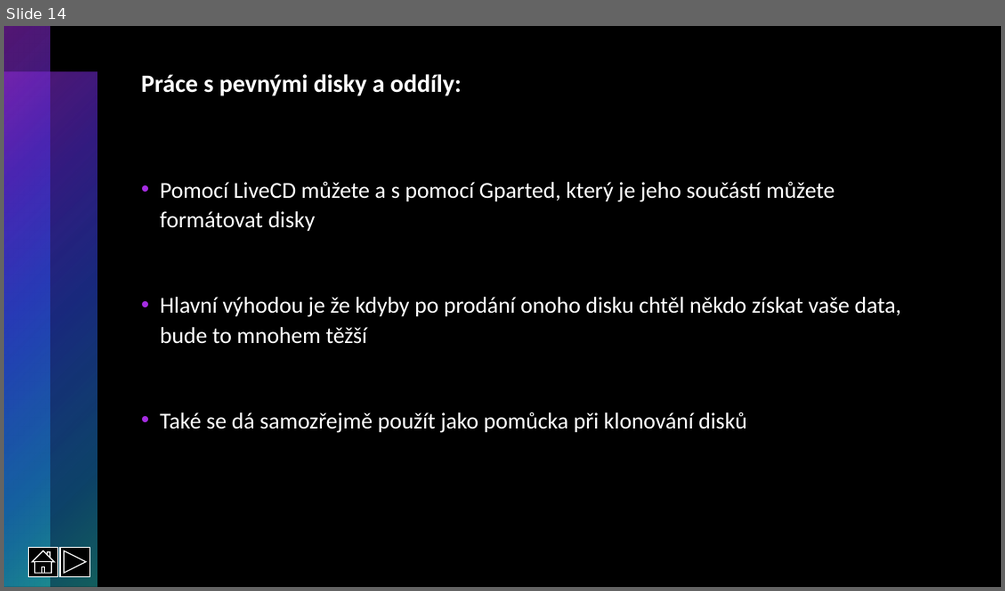
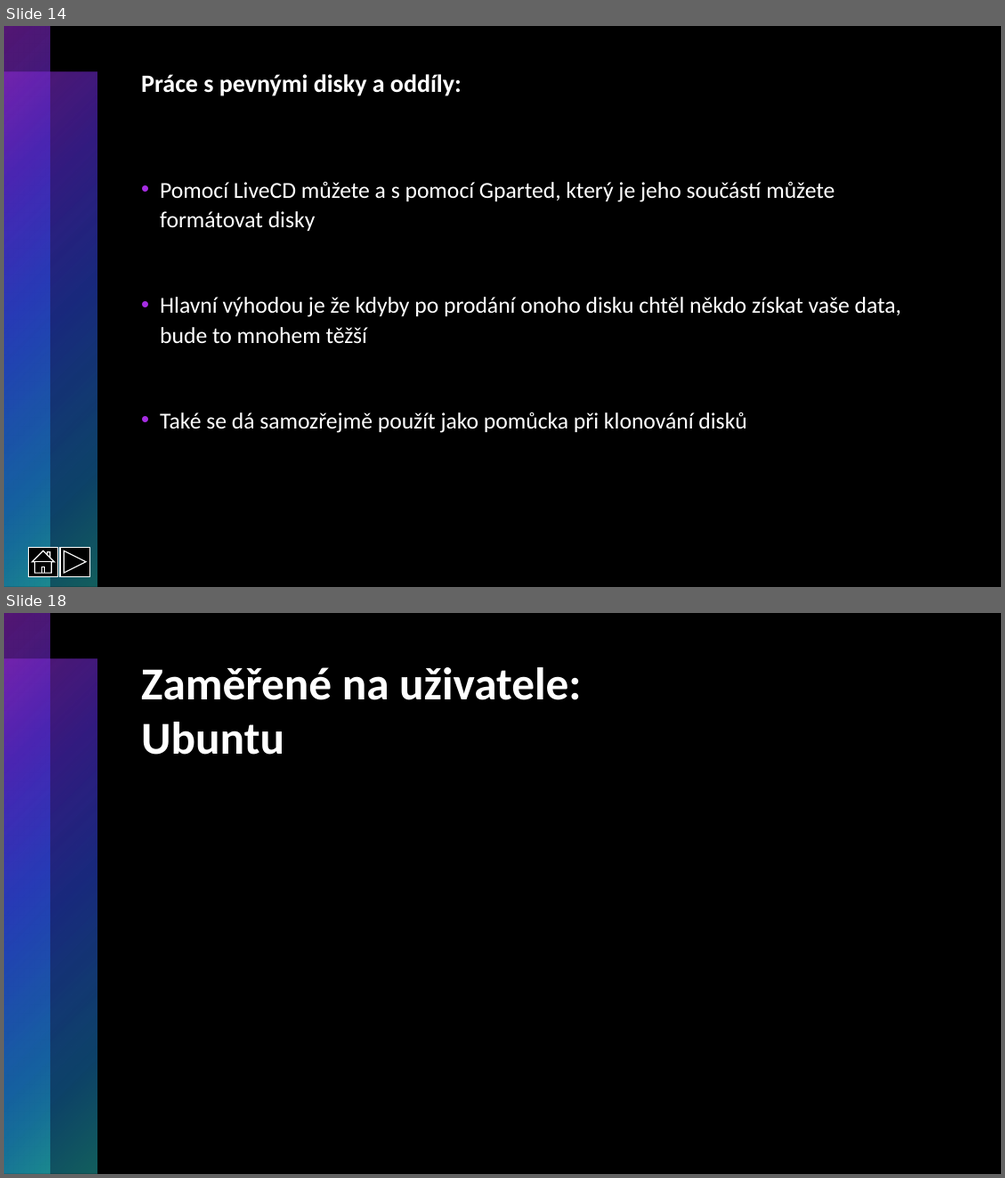
Before and after one commit to RadRoz12/Linux, a slide deck: Linux.pptx. Shown one above the other, each under a label of ours: slide 14 before the commit, slides 14 and 18 after it; the slides between them are not shown. The pictures are 1005x591 and 1005x1178 pixels, drawn with LibreOffice and Linux fonts; fonts in the diff are those of the drawing. Boxes give left, top, right and bottom in pixels: in the first picture for what was removed or moved away, otherwise in the second. Text is boxed around its words. In the diff, an @@ line names an element or a change of style, - is before the commit and + after.

```diff
--- a/Linux.pptx
+++ b/Linux.pptx
@@ slide 18 added at (4,613,1001,1174), background #000000; not listed: 2 template elements that a slide beside it also shows @@
@@ title added at (141,667,581,755), 44 pt, text #FFFFFF, bold @@
+Zaměřené na uživatele:
+Ubuntu
```
Also in this commit, not shown: 8 other slides added, 1 slide removed.
